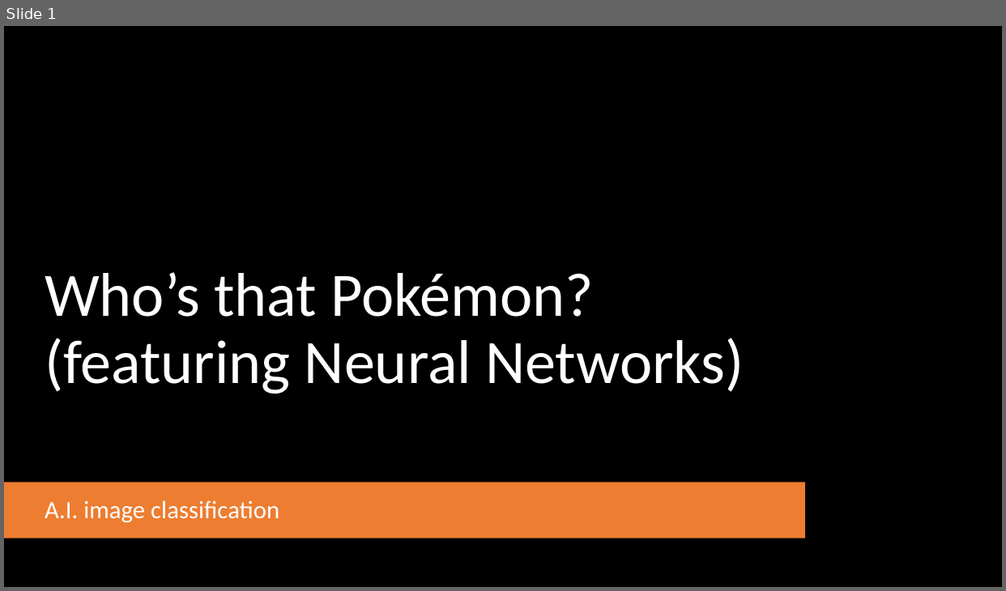
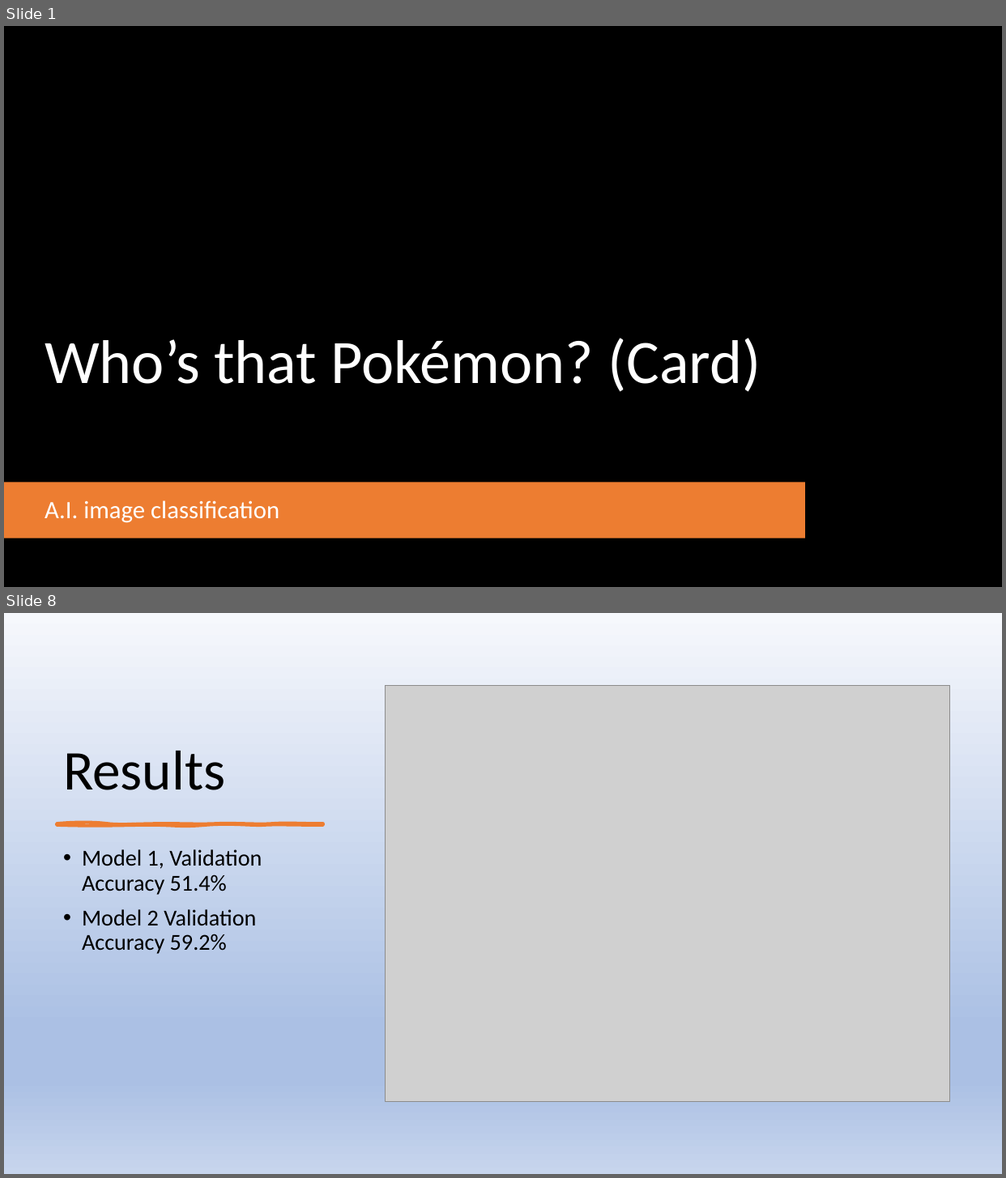
Before and after one commit to marcjreid/dsir-capstone-project, a slide deck: Capstone Presentation.pptx. Shown one above the other, each under a label of ours: slide 1 before the commit, slides 1 and 8 after it; the slides between them are not shown. The pictures are 1006x591 and 1006x1178 pixels, drawn with LibreOffice and Linux fonts; fonts in the diff are those of the drawing; grey boxes stand for pictures; background and template pictures are left out. Boxes give left, top, right and bottom in pixels: in the first picture for what was removed or moved away, otherwise in the second. Text is boxed around its words. In the diff, an @@ line names an element or a change of style, - is before the commit and + after.

```diff
--- a/Capstone Presentation.pptx
+++ b/Capstone Presentation.pptx
@@ slide 8 added at (x1=4, y1=613, x2=1002, y2=1174), background gradient #F6F8FC to #ABC0E4 to #C7D5ED @@
@@ picture added at (x1=385, y1=686, x2=950, y2=1102) @@
@@ title added at (x1=63, y1=751, x2=225, y2=790), 54 pt, text #000000 @@
+Results
@@ freeform shape added at (x1=57, y1=824, x2=323, y2=825), fill #ED7D31, outline #ED7D31 3 pt @@
@@ text added at (x1=82, y1=850, x2=262, y2=954), 22 pt, text #000000 @@
+• Model 1, Validation Accuracy 51.4%
+• Model 2 Validation Accuracy 59.2%
@@ slide 1 changed as well @@
@@ title at (x1=44, y1=338, x2=761, y2=392): text changed @@
-Who’s that Pokémon? (featuring Neural Networks)
+Who’s that Pokémon? (Card)
```
Also in this commit, not shown: 1 other slide changed, 7 other slides added, 3 slides removed, 3 other files.
